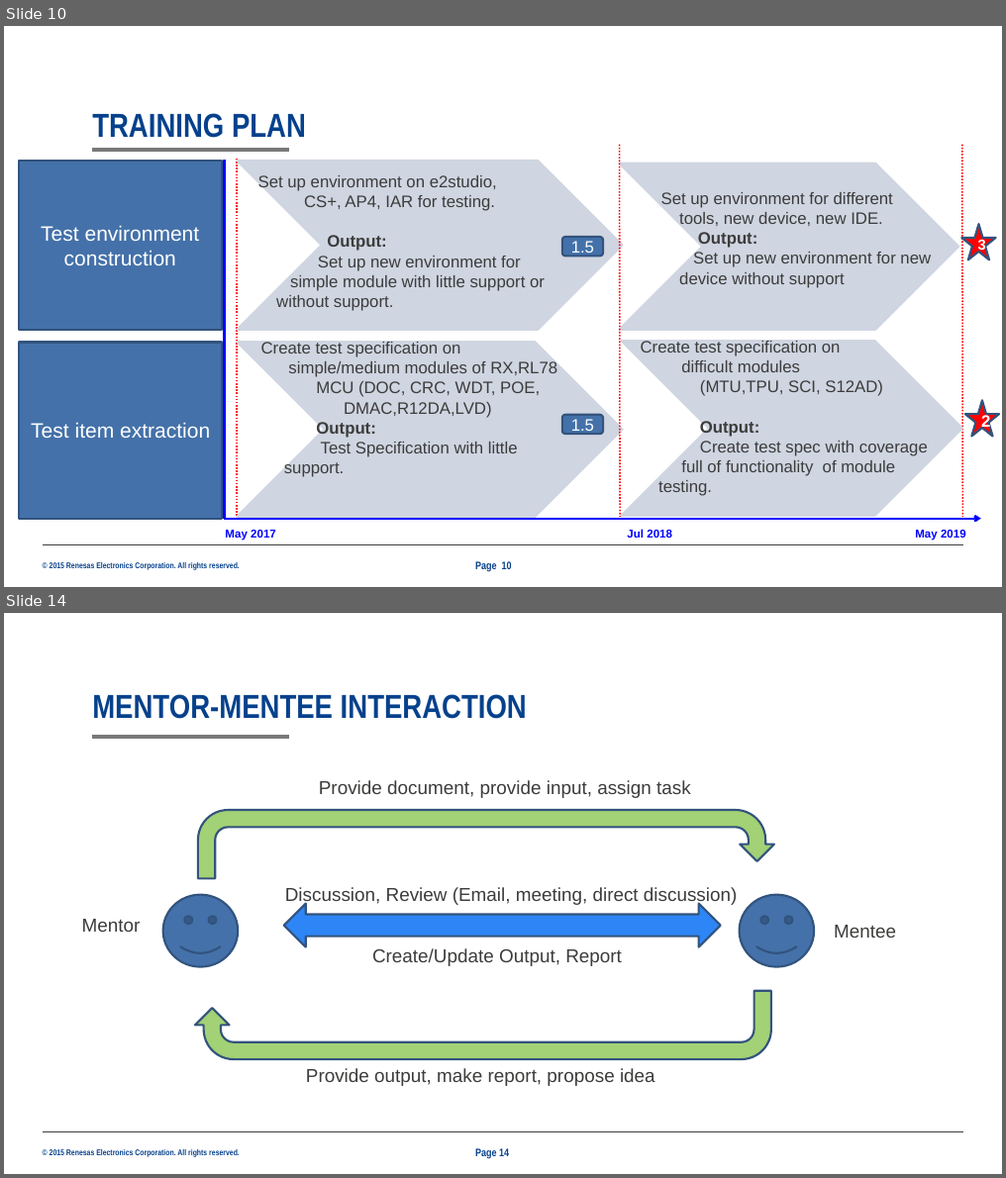
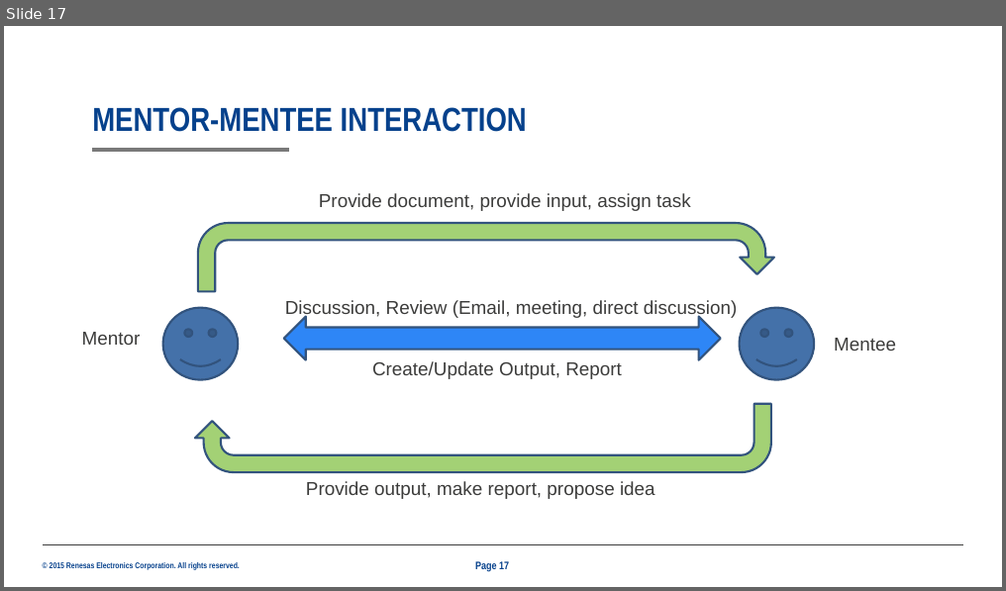
Before and after one commit to boheomap/afsdfsddsf, a slide deck: 25G_TrainingPlan_ThanhPham_2001_new_Jun28.pptx. Shown one above the other, each under a label of ours: slides 10 and 14 before the commit, slide 17 after it; the slides between them are not shown. The pictures are 1006x1178 and 1006x591 pixels, drawn with LibreOffice and Linux fonts; fonts in the diff are those of the drawing; background and template pictures are left out. Boxes give left, top, right and bottom in pixels: in the first picture for what was removed or moved away, otherwise in the second. Text is boxed around its words. In the diff, an @@ line names an element or a change of style, - is before the commit and + after.

```diff
--- a/25G_TrainingPlan_ThanhPham_2001_new_Jun28.pptx
+++ b/25G_TrainingPlan_ThanhPham_2001_new_Jun28.pptx
@@ slide 10 removed at (x1=4, y1=26, x2=1002, y2=587), background #FFFFFF; not listed: 3 template elements that a slide beside it also shows @@
@@ title removed at (x1=92, y1=113, x2=306, y2=138) @@
-TRAINING PLAN
@@ line removed from (620, 144) to (620, 517) @@
@@ line removed from (962, 144) to (963, 517) @@
@@ rectangle removed at (x1=19, y1=161, x2=222, y2=330) @@
-Test environment construction
@@ line removed from (224, 519) to (224, 160) @@
@@ line removed from (237, 159) to (237, 517) @@
@@ chevron removed at (x1=237, y1=161, x2=623, y2=330) @@
@@ chevron removed at (x1=620, y1=163, x2=958, y2=329) @@
@@ text removed at (x1=258, y1=175, x2=545, y2=311) @@
-Set up environment on e2studio,
-CS+, AP4, IAR for testing.
-Output:
-Set up new environment for
-simple module with little support or
-without support.
@@ text removed at (x1=661, y1=192, x2=931, y2=288) @@
-Set up environment for different
-tools, new device, new IDE.
-Output:
-Set up new environment for new
-device without support
@@ star removed at (x1=962, y1=224, x2=996, y2=261) @@
-3
@@ rounded rectangle removed at (x1=562, y1=237, x2=604, y2=257) @@
-1.5
@@ rectangle removed at (x1=19, y1=343, x2=222, y2=519) @@
-Test item extraction
@@ chevron removed at (x1=237, y1=342, x2=623, y2=517) @@
@@ text removed at (x1=261, y1=340, x2=557, y2=477) @@
-Create test specification on
-simple/medium modules of RX,RL78
-MCU (DOC, CRC, WDT, POE,
-DMAC,R12DA,LVD)
-Output:
-Test Specification with little
-support.
@@ chevron removed at (x1=622, y1=341, x2=962, y2=516) @@
@@ text removed at (x1=641, y1=339, x2=928, y2=496) @@
-Create test specification on
-difficult modules
-(MTU,TPU, SCI, S12AD)
-Output:
-Create test spec with coverage
-full of functionality of module
-testing.
@@ star removed at (x1=965, y1=400, x2=999, y2=436) @@
-2
@@ rounded rectangle removed at (x1=562, y1=415, x2=604, y2=435) @@
-1.5
@@ arrow removed from (224, 519) to (981, 519) @@
@@ text removed at (x1=225, y1=530, x2=276, y2=541) @@
-May 2017
@@ text removed at (x1=627, y1=529, x2=672, y2=538) @@
-Jul 2018
@@ text removed at (x1=915, y1=530, x2=966, y2=541) @@
-May 2019
@@ page number removed at (x1=475, y1=562, x2=512, y2=571) @@
-Page 10
@@ what was slide 14 is now slide 17 @@
@@ page number at (x1=475, y1=562, x2=509, y2=571): text changed @@
-Page 14
+Page 17
```
Also in this commit, not shown: 9 slides changed, 6 slides added, 2 other slides removed.
